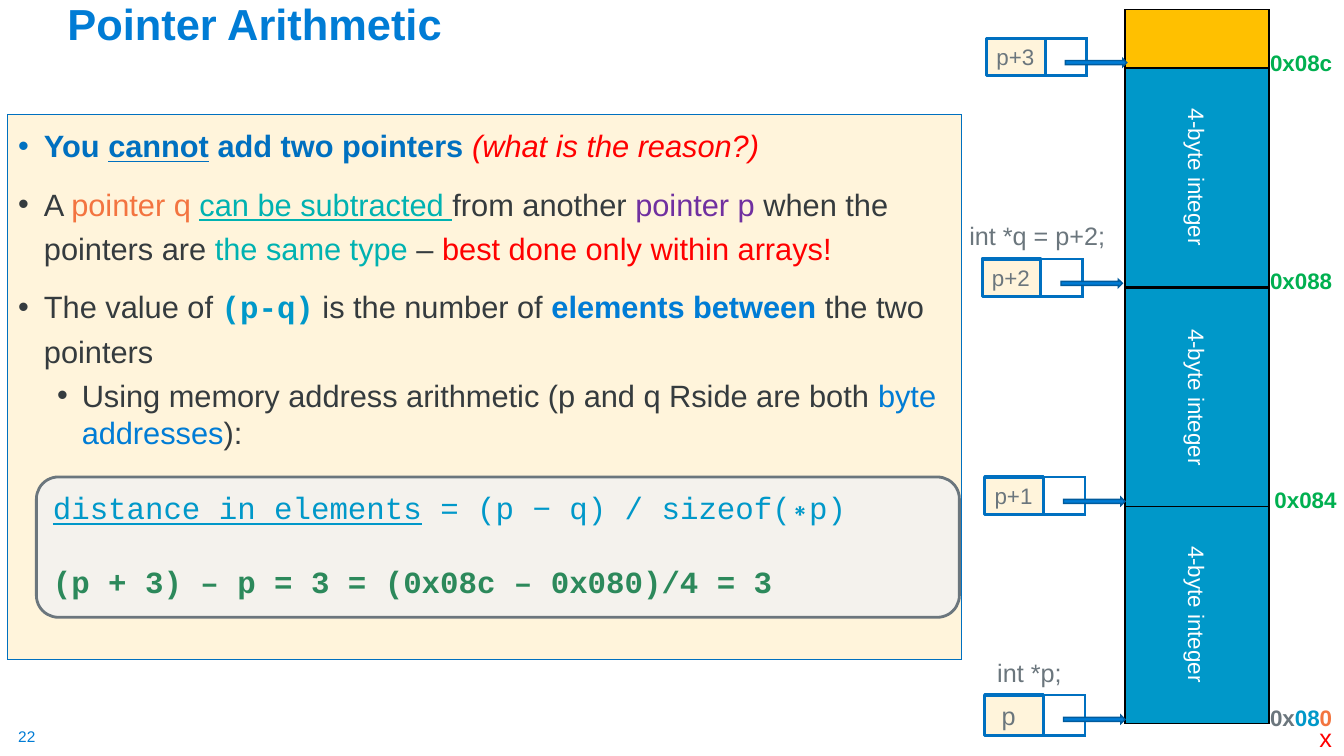
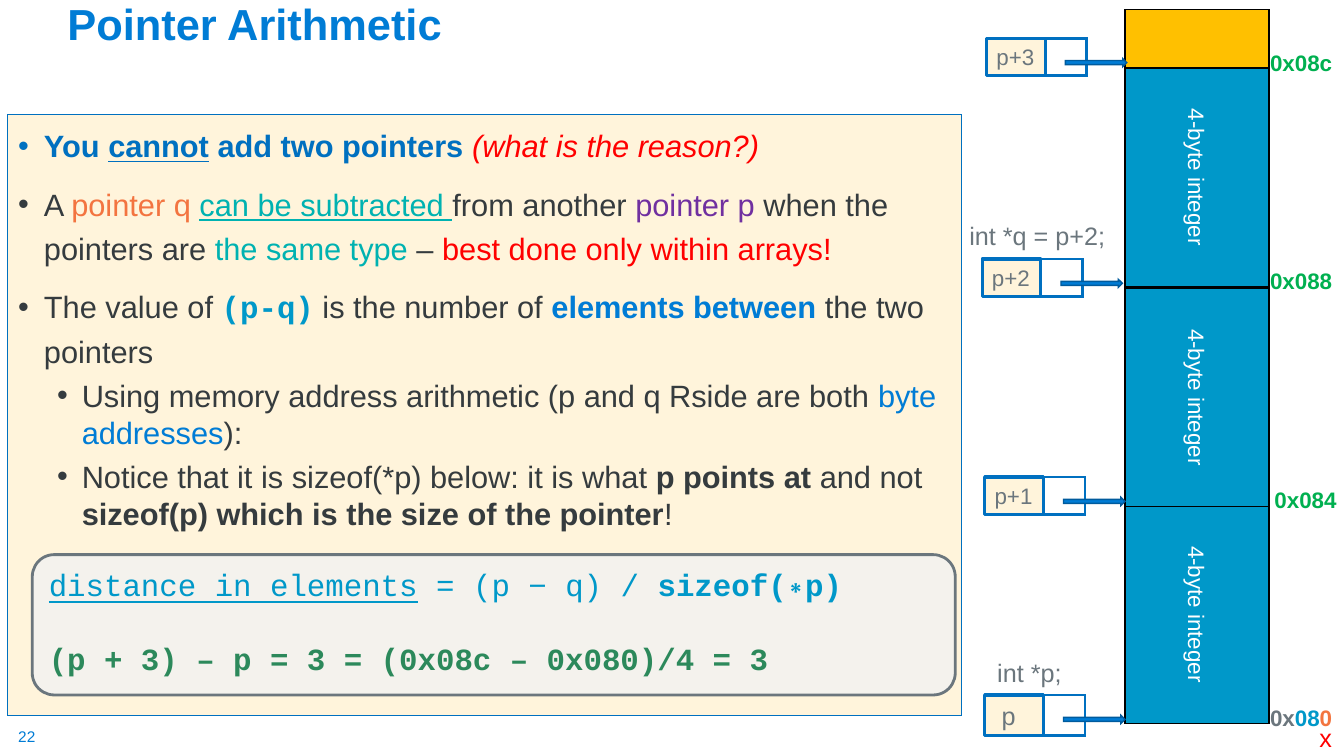
Before and after one commit to cse30-sp24/Muller-Slides, a slide deck: slide 22 of Lecture-6.pptx. Drawn at 1344x756 pixels with LibreOffice and Linux fonts; fonts in the diff are those of the drawing. Boxes give left, top, right and bottom in pixels: in the first picture for what was removed or moved away, otherwise in the second. Text is boxed around its words. In the diff, an @@ line names an element or a change of style, - is before the commit and + after.

```diff
--- a/Lecture-6.pptx
+++ b/Lecture-6.pptx
@@ text "You cannot add two pointers ...": place and size @@
-text "You cannot add two pointers ..." at (8,115,962,659)
+text "You cannot add two pointers ..." at (8,115,962,716)
@@ text at (82,465,923,530): paragraph added @@
+  • Notice that it is sizeof(*p) below: it is what p points at and not sizeof(p) which is the size of the pointer!
@@ rounded rectangle "distance in elements = (p ...": place and size @@
-rounded rectangle "distance in elements = (p ..." at (36,477,960,617)
+rounded rectangle "distance in elements = (p ..." at (32,555,956,695)
@@ text in rounded rectangle at (49,574,842,603): bold on in "sizeof(∗p)" @@
```
Also in this commit, not shown: 2 other slides changed, 4 other files.
